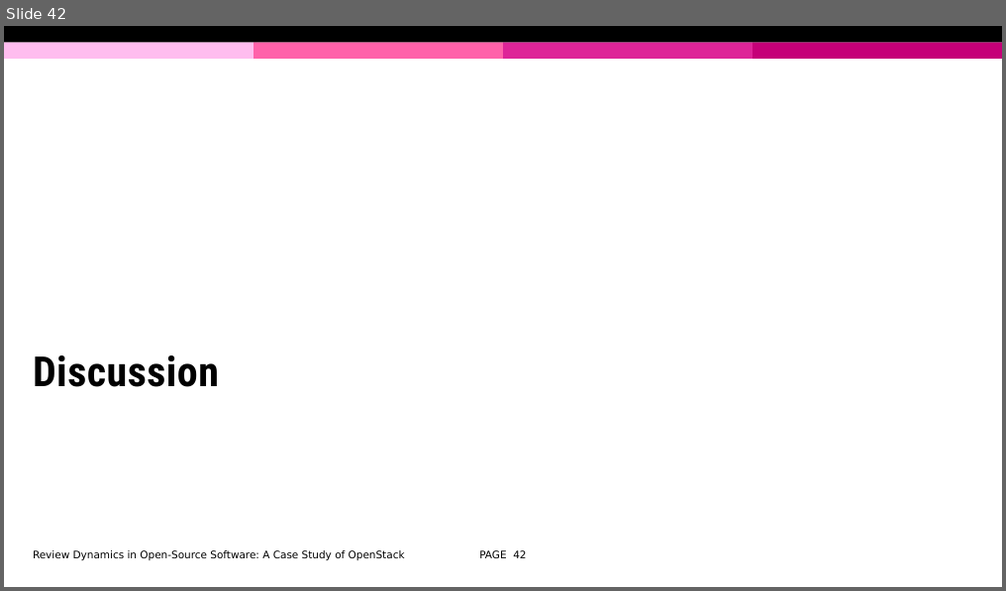
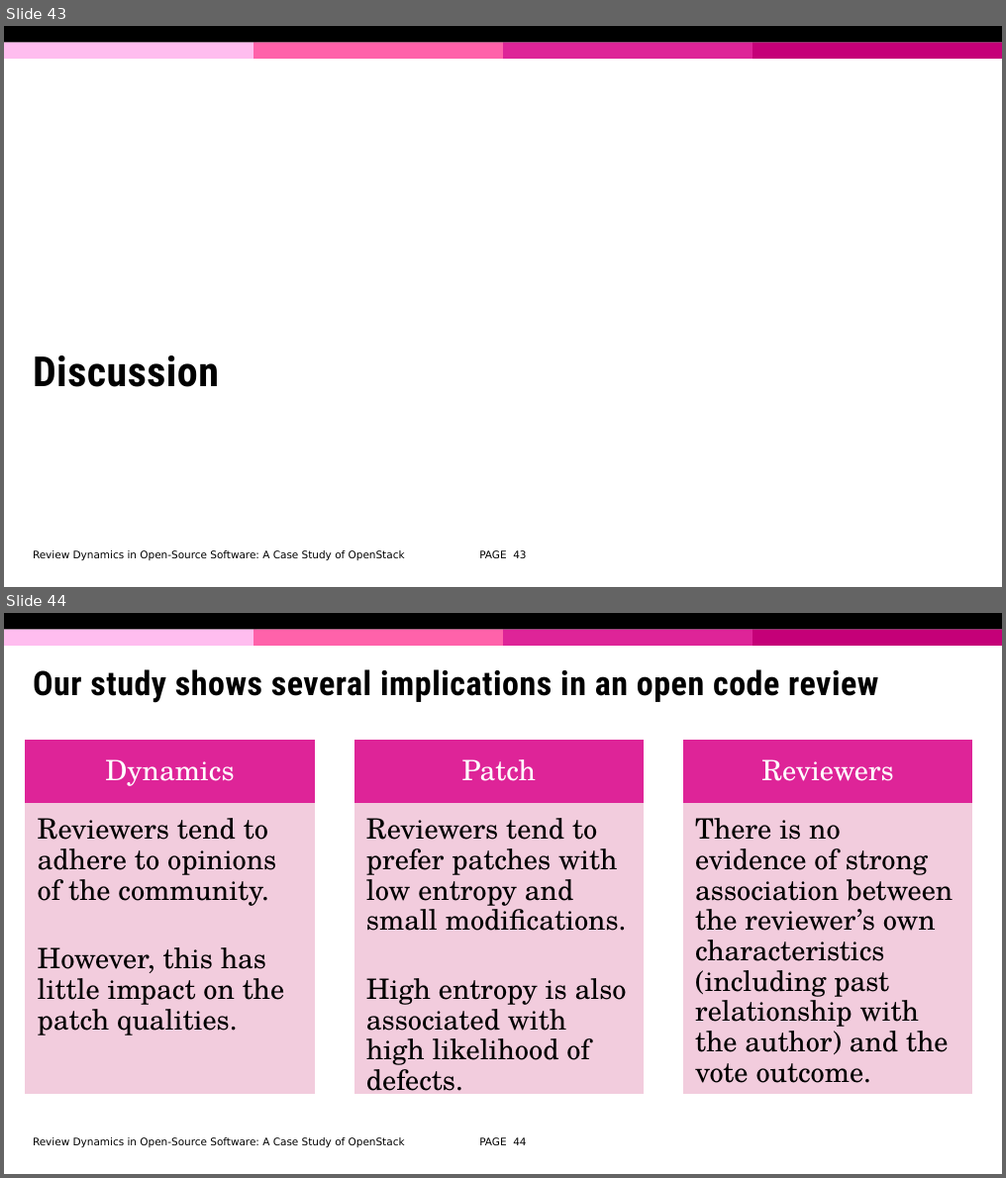
Before and after one commit to david-siqi-liu/review-dynamics-openstack, a slide deck: presentation/review-dynamics-openstack.pptx. Shown one above the other, each under a label of ours: slide 42 before the commit, slides 43 and 44 after it. The pictures are 1006x591 and 1006x1178 pixels, drawn with LibreOffice and Linux fonts; fonts in the diff are those of the drawing; background and template pictures are left out. Boxes give left, top, right and bottom in pixels: in the first picture for what was removed or moved away, otherwise in the second. Text is boxed around its words. In the diff, an @@ line names an element or a change of style, - is before the commit and + after.

```diff
--- a/presentation/review-dynamics-openstack.pptx
+++ b/presentation/review-dynamics-openstack.pptx
@@ slide 44 added at [4,613,1002,1174], background #FFFFFF; not listed: 5 template elements that a slide beside it also shows @@
@@ title added at [33,669,878,703], 32.4 pt, text #000000, bold @@
+Our study shows several implications in an open code review
@@ freeform shape added at [26,741,315,804], fill #DE2498, outline #DE2498 1 pt, 27 pt, text #FFFFFF @@
+Dynamics
@@ freeform shape added at [354,741,644,804], fill #DE2498, outline #DE2498 1 pt, 27 pt, text #FFFFFF @@
+Patch
@@ freeform shape added at [684,741,973,804], fill #DE2498, outline #DE2498 1 pt, 27 pt, text #FFFFFF @@
+Reviewers
@@ freeform shape added at [26,804,315,1094], fill #F2CDDD at 90% opacity, outline #F2CDDD 1 pt, 27 pt, text #000000 @@
+  Reviewers tend to adhere to opinions of the community.
+  However, this has little impact on the patch qualities.
@@ freeform shape added at [354,804,644,1094], fill #F2CDDD at 90% opacity, outline #F2CDDD 1 pt, 27 pt, text #000000 @@
+  Reviewers tend to prefer patches with low entropy and small modifications.
+  High entropy is also associated with high likelihood of defects.
@@ freeform shape added at [684,804,973,1094], fill #F2CDDD at 90% opacity, outline #F2CDDD 1 pt, 27 pt, text #000000 @@
+  There is no evidence of strong association between the reviewer’s own characteristics (including past relationship with the author) and the vote outcome.
@@ text added at [33,1138,405,1148], 10 pt, text #000000 @@
+Review Dynamics in Open-Source Software: A Case Study of OpenStack
@@ page number added at [479,1138,526,1146], 10 pt, text #000000 @@
+PAGE 44
@@ what was slide 42 is now slide 43 @@
@@ page number at [479,551,526,559]: text changed @@
-PAGE 42
+PAGE 43
```
Also in this commit, not shown: 10 slides changed, 2 other slides added, 2 other files.
